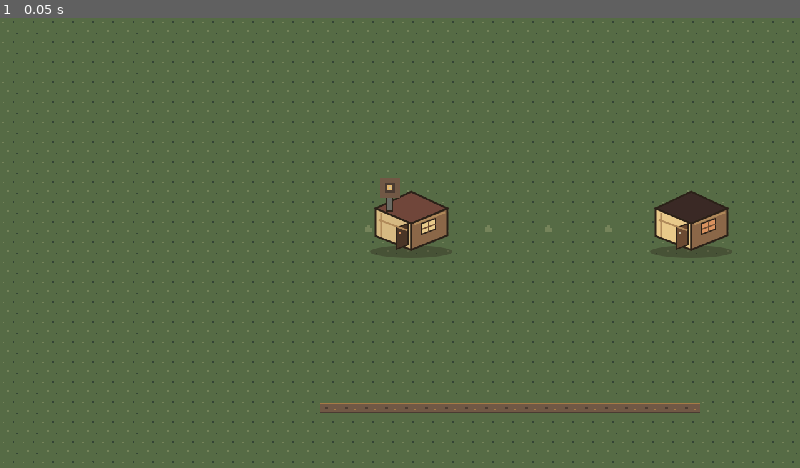
Above: before the commit, frame 1.
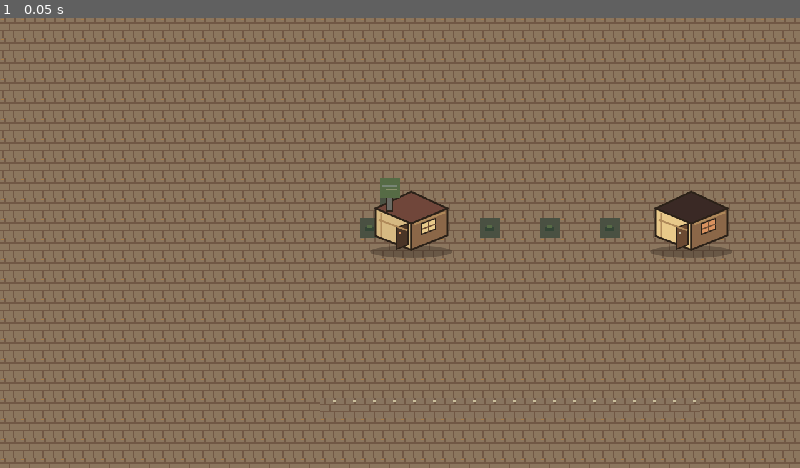
Above: after the commit, the same moment.

Repository: avarap/game1
Game: Godot game, scene res://world/maps/village/village_map.tscn
Same seed, same stepped clock (60 frames per second), same inputs: the game is played once before the commit and once after it. This scene is started directly instead of the project's main scene.
Inputs:
- Up to frame 1 (0.05 s): no input

The runs differ from the first frame. In frame 1, 97% of the frame differs, in the area x 0-100%, y 0-100%.

Commit message:
art: reapply village palette integration

Diff:
--- a/world/maps/village/village_map.tscn
+++ b/world/maps/village/village_map.tscn
@@ -8,6 +8,11 @@
 
 [node name="VillageMap" type="Node2D"]
 script = ExtResource("1_map")
+visual_ground_tile = Vector2i(0, 4)
+visual_path_tile = Vector2i(1, 4)
+visual_decoration_tile = Vector2i(4, 6)
+visual_object_tile = Vector2i(6, 6)
+visual_foreground_tile = Vector2i(6, 7)
 
 [node name="ground" type="TileMapLayer" parent="."]
 z_index = -10
